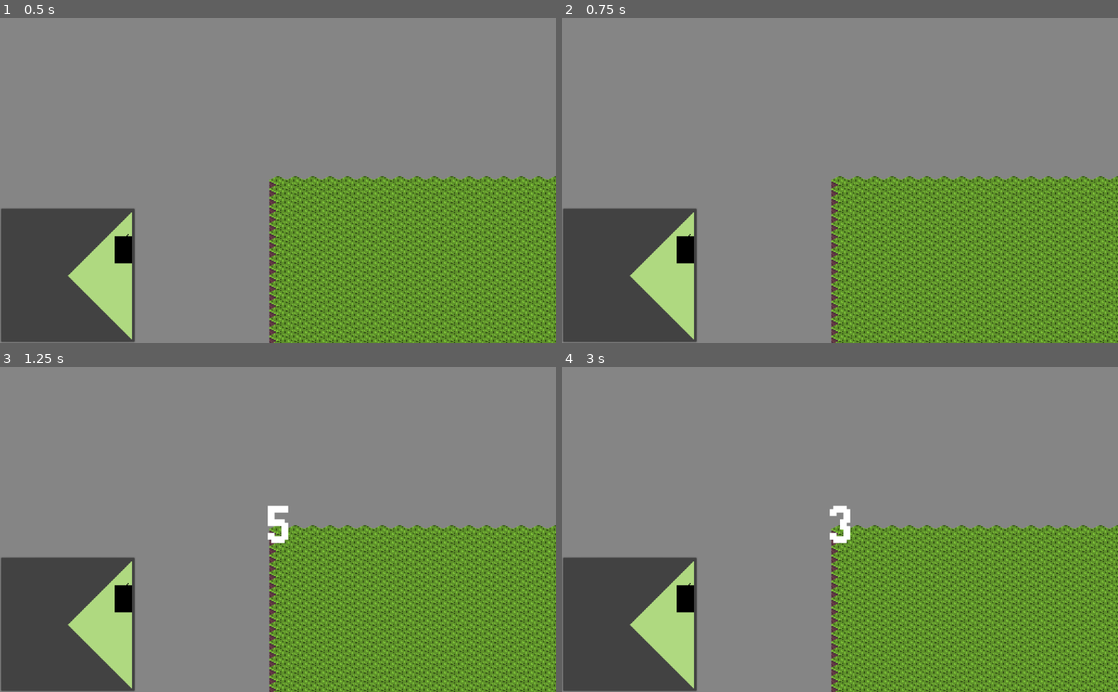
Above: before the commit, frames 1-4 (two rows, left to right).
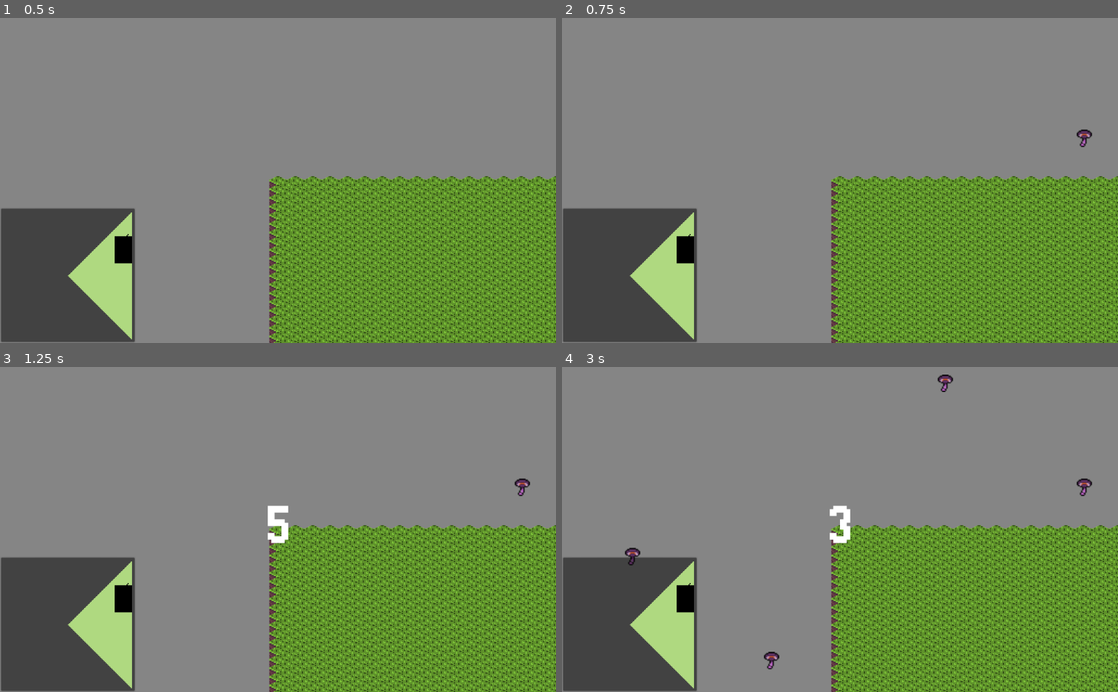
Above: after the commit, the same moments.

Repository: Ducklings-Studio/GGJ-2023
Game: Godot game, scene res://Scenes/Chill_Beach.tscn
The game is run twice, just before and just after one commit, with the same random seed, the same clock (stepped at 60 frames per second) and the same inputs. This scene is started directly instead of the project's main scene.
Inputs (mouse positions are in pixels of both pictures, inside the frame that each line leads up to):
- Up to frame 1 (0.5 s): no input
- Up to frame 2 (0.75 s): tap Enter at 0.5 s; move the mouse to (962, 164) at 0.52 s; hold Right (ui_right) from 0.53 s (still down); hold Ctrl from 0.53 s (still down); click (962, 164) at 0.67 s
- Up to frame 3 (1.25 s): keep holding Right (ui_right); keep holding Ctrl
- Up to frame 4 (3 s): tap Space at 1.25 s; move the mouse to (728, 545) at 1.27 s; release Right (ui_right) at 1.28 s; release Ctrl at 1.28 s; hold Down (ui_down) 1.28-2.03 s; tap Ctrl at 1.35, 2.85 s; click (728, 545) at 1.42 s; move the mouse to (895, 458) at 2.02 s; hold Right (ui_right) 2.03-2.78 s; hold Ctrl 2.03-2.78 s; click (895, 458) at 2.17 s; tap Enter at 2.75 s; move the mouse to (812, 594) at 2.77 s; hold Up (ui_up) from 2.78 s (still down); click (812, 594) at 2.92 s

Frame 1 is identical in both runs. In frame 2, less than 0.1% of the frame differs, in the area x 92-96%, y 34-40%; in frame 3, less than 0.1%; in frame 4, 0.4%, in the area x 11-96%, y 2-93%.

Commit message:
put mushrooms in incorrect position

Diff:
--- a/Scenes/Chill_Beach.gd
+++ /dev/null
@@ -1,3 +0,0 @@
-extends Node2D
-
-var is_blocking = true
--- a/Scenes/Chill_Beach.tscn
+++ b/Scenes/Chill_Beach.tscn
@@ -5,7 +5,7 @@
 [ext_resource path="res://Scripts/Minimap.gd" type="Script" id=3]
 [ext_resource path="res://Scripts/HUD.gd" type="Script" id=4]
 [ext_resource path="res://Scripts/Camera.gd" type="Script" id=5]
-[ext_resource path="res://Scenes/Chill_Beach.gd" type="Script" id=6]
+[ext_resource path="res://Scripts/Chill_Beach.gd" type="Script" id=6]
 [ext_resource path="res://Assets/Buildinigs/Mushrooms_Green.png" type="Texture" id=7]
 
 [sub_resource type="TileSet" id=5]
--- a/Scenes/Difficulty.tscn
+++ b/Scenes/Difficulty.tscn
@@ -6,7 +6,7 @@
 [ext_resource path="res://Scripts/Difficulty.gd" type="Script" id=4]
 [ext_resource path="res://Assets/MenuBg.png" type="Texture" id=5]
 
-[node name="Control" type="Control"]
+[node name="Difficulty" type="Control"]
 anchor_right = 1.0
 anchor_bottom = 1.0
 script = ExtResource( 4 )
--- a/Scenes/Menu.tscn
+++ b/Scenes/Menu.tscn
@@ -6,6 +6,7 @@
 [ext_resource path="res://Scenes/Settings.tscn" type="PackedScene" id=4]
 [ext_resource path="res://Assets/Style/button_styleboxflat_hover.tres" type="StyleBox" id=5]
 [ext_resource path="res://Assets/MenuBg.png" type="Texture" id=6]
+[ext_resource path="res://Scenes/Difficulty.tscn" type="PackedScene" id=7]
 
 [node name="Menu" type="Control"]
 anchor_right = 1.0
@@ -97,6 +98,9 @@
 [node name="Settings" parent="." instance=ExtResource( 4 )]
 visible = false
 
+[node name="Difficulty" parent="." instance=ExtResource( 7 )]
+visible = false
+
 [connection signal="pressed" from="MarginContainer/VBoxContainer/Play" to="." method="_on_Play_pressed" flags=6]
 [connection signal="pressed" from="MarginContainer/VBoxContainer/Help" to="." method="_on_Help_pressed"]
 [connection signal="pressed" from="MarginContainer/VBoxContainer/Settings" to="." method="_on_Settings_pressed"]
--- /dev/null
+++ b/Scenes/Mushrooms/Green.tscn
@@ -0,0 +1,8 @@
+[gd_scene load_steps=2 format=2]
+
+[ext_resource path="res://Assets/Buildinigs/One_Mushroom.png" type="Texture" id=1]
+
+[node name="Node2D" type="Node2D"]
+
+[node name="Sprite" type="Sprite" parent="."]
+texture = ExtResource( 1 )
--- /dev/null
+++ b/Scripts/Chill_Beach.gd
@@ -0,0 +1,24 @@
+extends Node2D
+
+var is_blocking = true
+
+var XError = 1
+var YError = -7
+var FieldErrorX = 512
+var FieldErrorY = 300
+var width = 32
+var height = 16
+
+var greenMushroom = preload("res://Scenes/Mushrooms/Green.tscn")
+
+func _input(event):
+	if event is InputEventMouseButton:
+		if event.is_pressed():
+			spawn_mushroom(event.position.x-FieldErrorX, event.position.y-FieldErrorY)
+
+func spawn_mushroom(x, y):
+	var mushroom = greenMushroom.instance()
+	mushroom.position = Vector2(XError+floor(x/width+0.5)*width, YError+floor(y/height+0.5)*height)
+	print(floor(x/width+0.5), " ", floor(y/height+0.5))
+	print(floor(x/width+0.5)*width, " ", floor(y/height+0.5)*height)
+	add_child(mushroom)
Not shown, added: Assets/Audio/MatchSound1.ogg.import
Not shown, added: Assets/Audio/MenuSound1.ogg.import
Not shown, added: Assets/Audio/begin1.ogg.import
Not shown, added: Assets/Buildinigs/One_Mushroom.png.import
Not shown: 1 places in Scenes/Menu.tscn that only renumber resources
